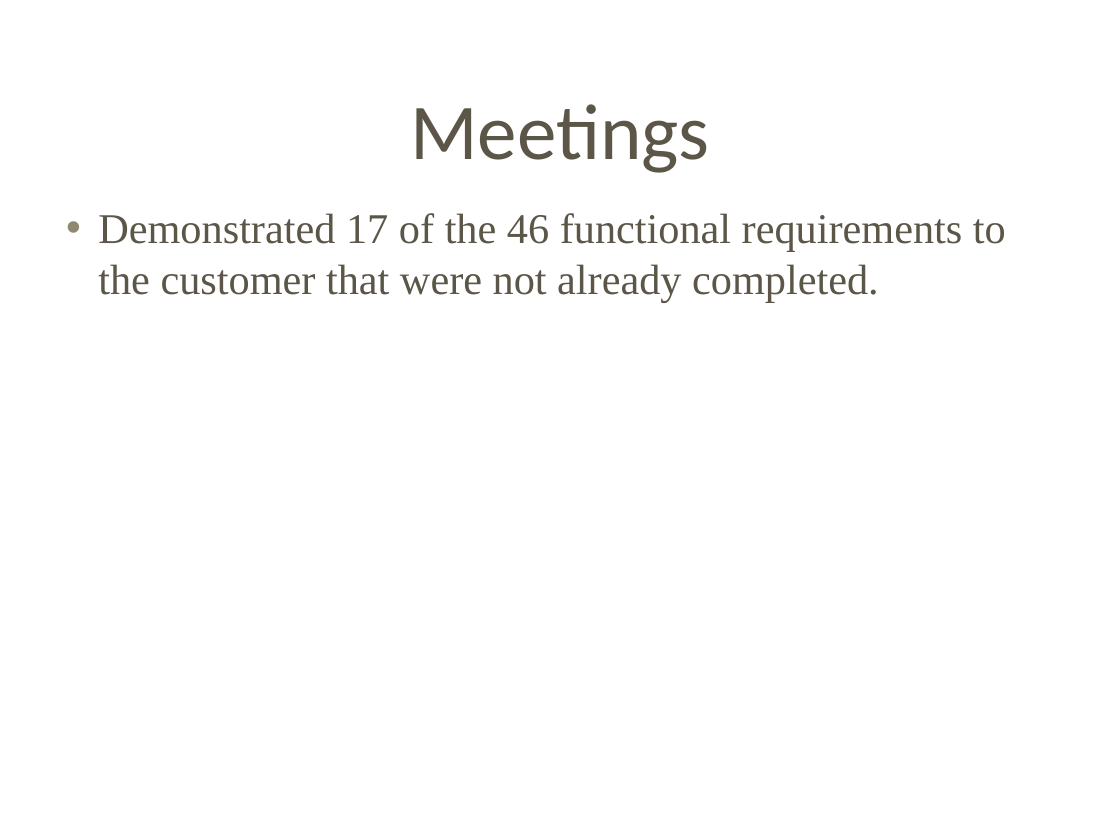
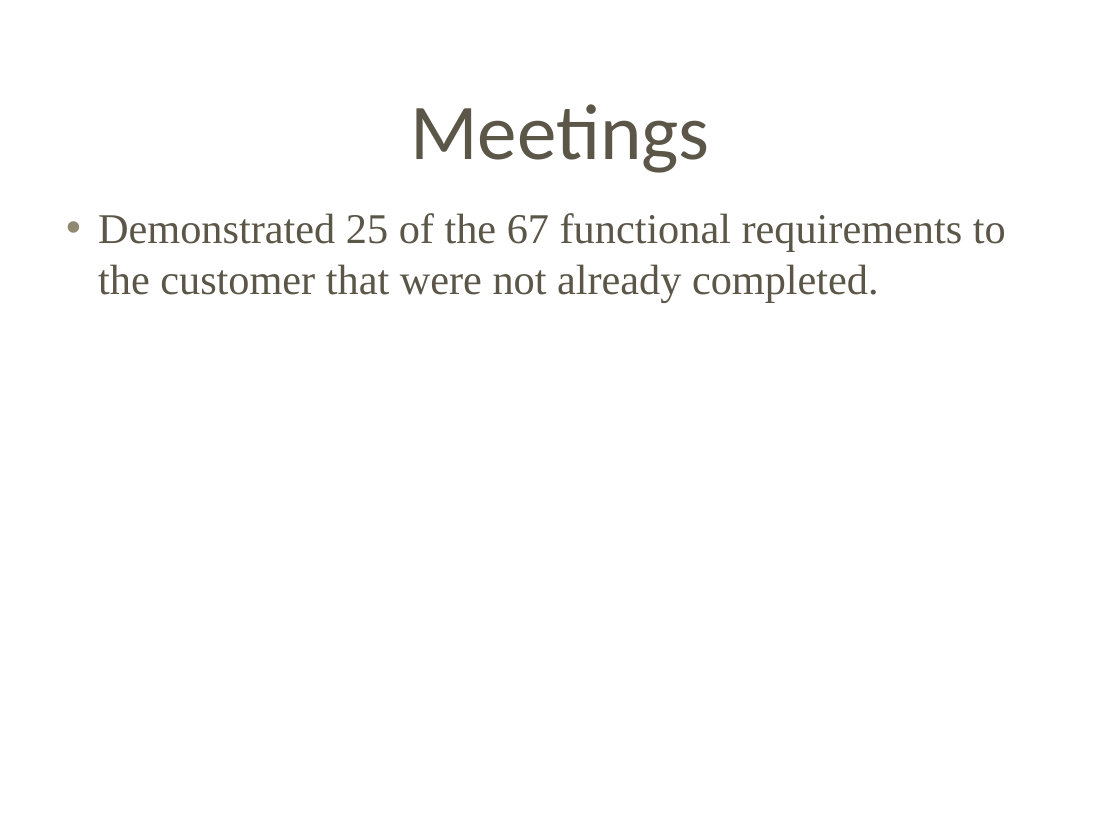
Before and after one commit to Letractively/company-management-system, a slide deck: slide 5 of src/Docs/Milestone03.ppt. Drawn at 1120x840 pixels with LibreOffice and Linux fonts; fonts in the diff are those of the drawing; background and template pictures are left out. Boxes give left, top, right and bottom in pixels: in the first picture for what was removed or moved away, otherwise in the second. Text is boxed around its words. In the diff, an @@ line names an element or a change of style, - is before the commit and + after.

```diff
--- a/src/Docs/Milestone03.ppt
+++ b/src/Docs/Milestone03.ppt
@@ text at (x1=98, y1=213, x2=1006, y2=303): text changed @@
-• Demonstrated 17 of the 46 functional requirements to the customer that were not already completed.
+• Demonstrated 25 of the 67 functional requirements to the customer that were not already completed.
```
Also in this commit, not shown: 3 other slides changed, 1 other file.
